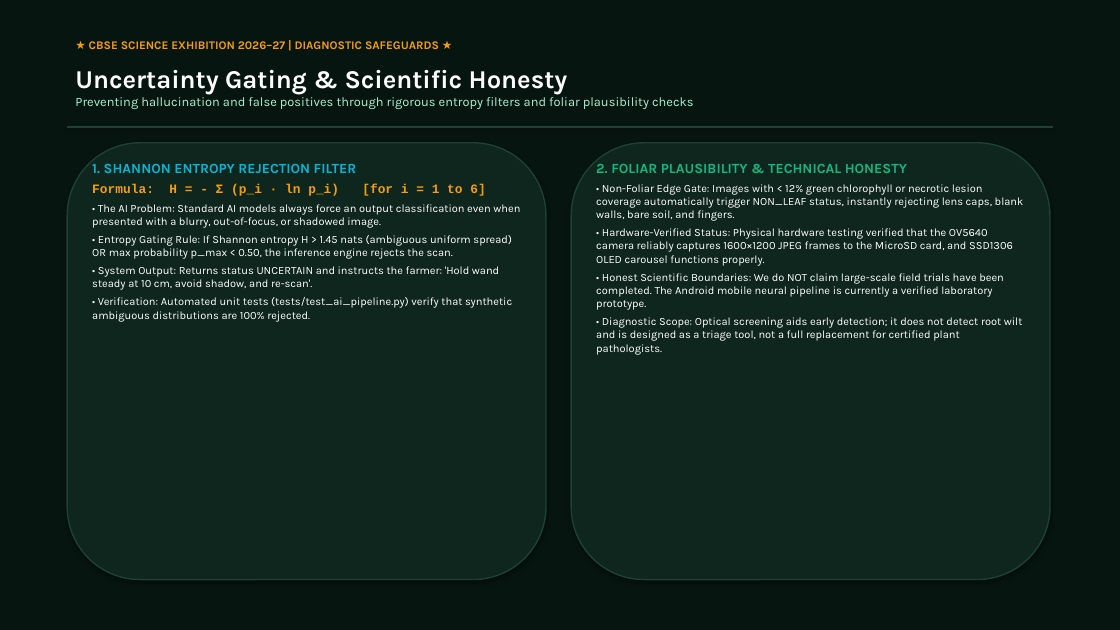
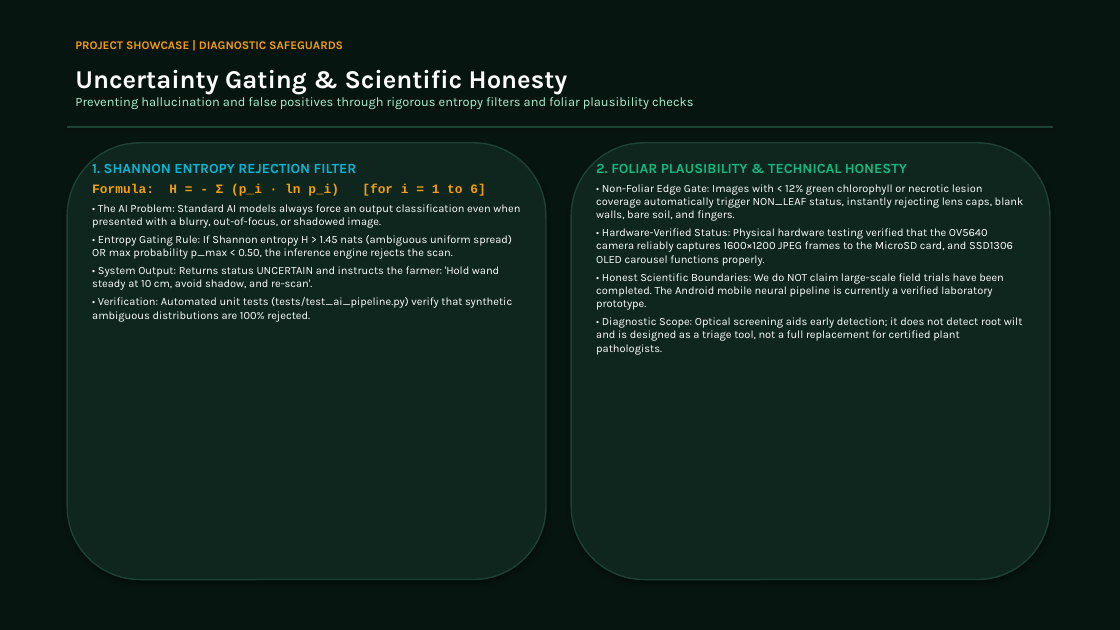
Before and after one commit to gautamkr0104/KRISHI-DRISHTI, a slide deck: slide 7 of docs/KRISHI_DRISHTI_Exhibition_Presentation.pptx. Drawn at 1120x630 pixels with LibreOffice and Linux fonts; fonts in the diff are those of the drawing. Boxes give left, top, right and bottom in pixels: in the first picture for what was removed or moved away, otherwise in the second. Text is boxed around its words. In the diff, an @@ line names an element or a change of style, - is before the commit and + after.

```diff
--- a/docs/KRISHI_DRISHTI_Exhibition_Presentation.pptx
+++ b/docs/KRISHI_DRISHTI_Exhibition_Presentation.pptx
@@ text at <box>75,41,343,49</box>: text changed @@
-★ CBSE SCIENCE EXHIBITION 2026–27 | DIAGNOSTIC SAFEGUARDS ★
+PROJECT SHOWCASE | DIAGNOSTIC SAFEGUARDS
```
Also in this commit, not shown: 9 other slides changed, 1 other file.
